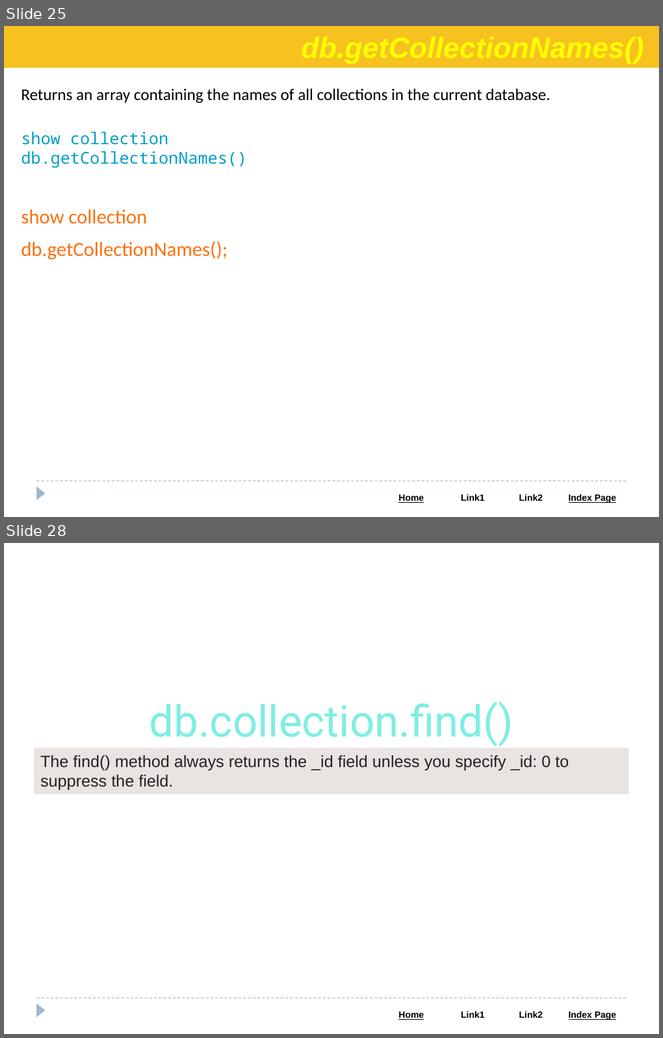
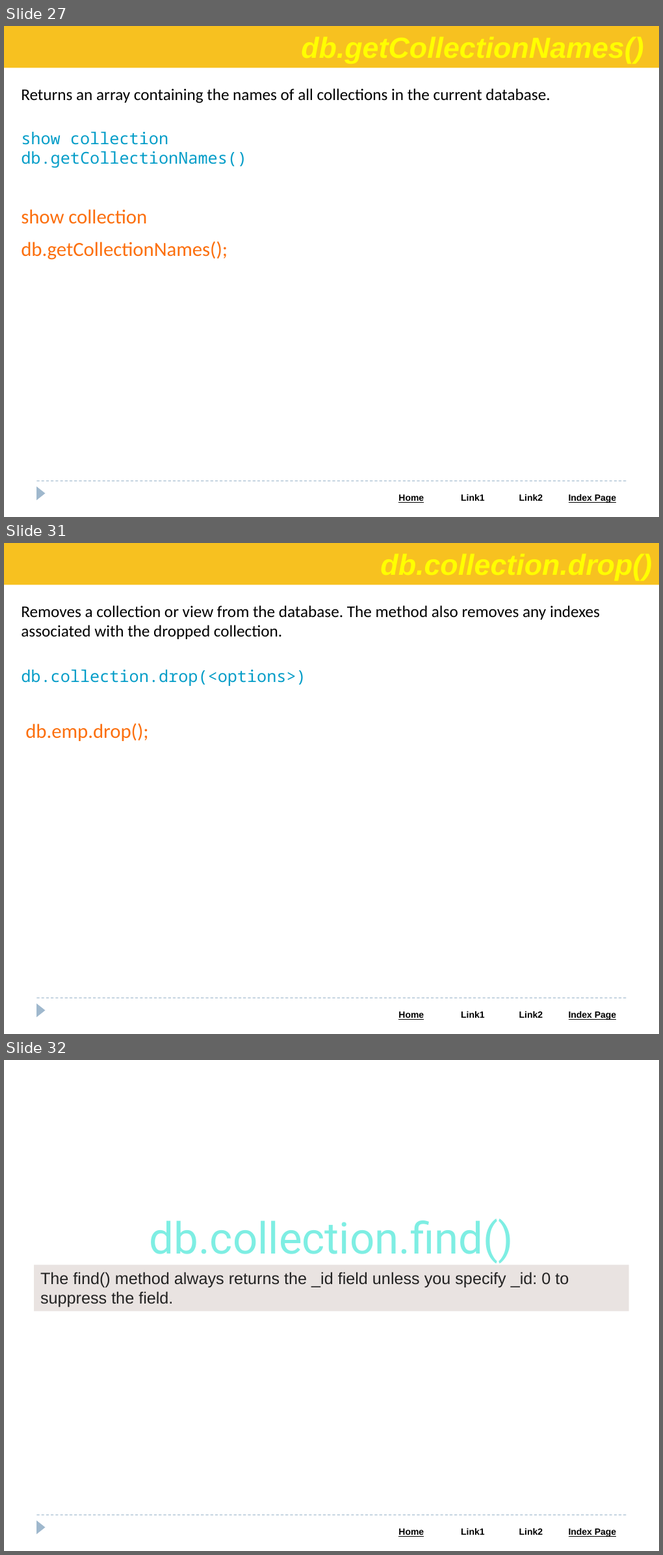
Before and after one commit to Saleel-Bagde/PPT-s, a slide deck: MongoDB PPT.pptx. Shown one above the other, each under a label of ours: slides 25 and 28 before the commit, slides 27, 31 and 32 after it; the slides between them are not shown. The pictures are 663x1038 and 663x1555 pixels, drawn with LibreOffice and Linux fonts; fonts in the diff are those of the drawing. Boxes give left, top, right and bottom in pixels: in the first picture for what was removed or moved away, otherwise in the second. Text is boxed around its words. In the diff, an @@ line names an element or a change of style, - is before the commit and + after.

```diff
--- a/MongoDB PPT.pptx
+++ b/MongoDB PPT.pptx
@@ slide 31 added at (x1=4, y1=543, x2=659, y2=1034), background #FFFFFF; not listed: 3 template elements that a slide beside it also shows @@
@@ rectangle added at (x1=4, y1=543, x2=659, y2=585), fill #F7C120 @@
@@ text added at (x1=21, y1=605, x2=600, y2=639), 18 pt, text #000000 @@
+Removes a collection or view from the database. The method also removes any indexes associated with the dropped collection.
@@ text added at (x1=21, y1=670, x2=306, y2=686), 18 pt, text #049DC8 @@
+db.collection.drop(<options>)
@@ text added at (x1=25, y1=723, x2=148, y2=741), 22 pt, text #FC6F0D @@
+db.emp.drop();
@@ what was slide 25 is now slide 27 @@
@@ what was slide 28 is now slide 32 @@
```
Also in this commit, not shown: 3 slides changed, 3 other slides added.
